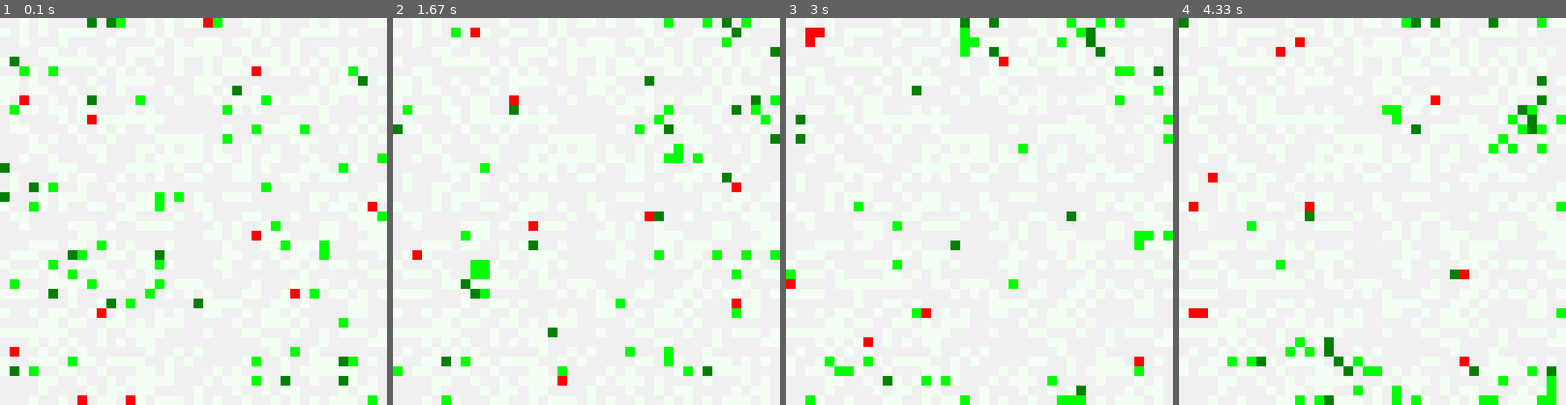
Above: before the commit, frames 1-4 (left to right).
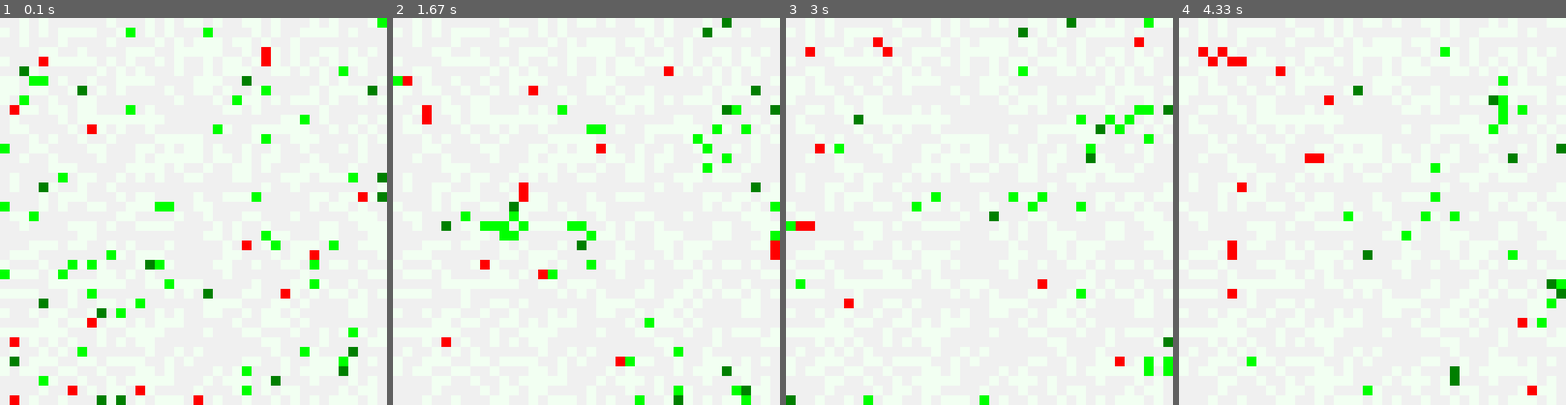
Above: after the commit, the same moments.

Repository: snisarg/263C
Game: pygame game, started from game.py
Same seed, same stepped clock (60 frames per second), same inputs: the game is played once before the commit and once after it. The source is Python 2; it was converted automatically to run under Python 3.
Inputs:
- Up to frame 1 (0.1 s): no input
- Up to frame 2 (1.67 s): no input
- Up to frame 3 (3 s): no input
- Up to frame 4 (4.33 s): no input

The runs differ from the first frame. In frame 1, 8.7% of the frame differs, in the area x 0-100%, y 0-100%; in frame 2, 7.4%; in frame 3, 6.6%; in frame 4, 6.9%.

Commit message:
Predators can now kill

Diff:
--- a/animat.py
+++ b/animat.py
@@ -143,7 +143,7 @@
         self.being_chased_y = -1
 
     def move(self, game_clock):
-        if game_clock % config.easy_prey_range() + 1 == 0:
+        if game_clock % (config.easy_prey_speed() + 1) == 0:
             return
         # Check where the predators are, run in the opposite direction
         closest_animats = grid.singleton_world.around_point(self.position, config.easy_prey_range())
@@ -154,7 +154,7 @@
                     if isinstance(anim, Predator):
                         # Escaping 0 differences for now because of toroidal diff bug
                         diff = distance_diff(self.position, anim.position, config.easy_prey_range())
-                        print diff
+                        # print diff
                         if not (diff[0] == 0 and diff[1] == 0):
                             step_calc.add(diff)
 
@@ -229,7 +229,7 @@
         self.being_chased_y = -1
 
     def move(self, game_clock):
-        if game_clock % config.easy_prey_range() + 1 == 0:
+        if game_clock % (config.hard_prey_speed() + 1) == 0:
             return
         closest_animats = grid.singleton_world.around_point(self.position, config.hard_prey_range())
         step_calc = StepCalculator((10, 6, 4, 2, 1))
@@ -239,7 +239,6 @@
                     if isinstance(anim, Predator):
                         # Escaping 0 differences for now because of toroidal diff bug
                         diff = distance_diff(self.position, anim.position, config.hard_prey_range())
-                        print diff
                         if not (diff[0] == 0 and diff[1] == 0):
                             step_calc.add(diff)
 
@@ -320,7 +319,7 @@
         return None
 
     def move(self, game_clock):
-        if game_clock % config.easy_prey_range() + 1 == 0:
+        if game_clock % (config.predator_speed() + 1) == 0:
             return
         coord = self.__closest_animat()
         if coord is not None:
@@ -333,7 +332,10 @@
         grid.singleton_world.move_animat(self, coord)
 
     def act(self):
-        pass
+        occupants = grid.singleton_grid.get_occupants_in(self.position)
+        for animat in occupants:
+            if isinstance(animat, EPrey) or isinstance(animat, HPrey):
+                grid.singleton_world.kill(animat)
 
 # -- Sets to true when easy or hard prey is in sight (occupant = hard/easy)
     def prey_in_sight(self, occupant, mark_position):
--- a/config/simple.yaml
+++ b/config/simple.yaml
@@ -17,7 +17,7 @@
   count:
     easy_prey: 45
     hard_prey: 20
-    predator: 13
+    predator: 15
   range:
     easy_prey: 5
     hard_prey: 5
--- a/grid.py
+++ b/grid.py
@@ -102,7 +102,7 @@
             coord = [randint(0, config.grid_height()-1), randint(0, config.grid_width()-1)]
             if not self.grid.is_obstacle(coord):
                 prey = animat.HPrey(coord[0], coord[1])
-                self.easy_preys.append(prey)
+                self.hard_preys.append(prey)
                 self.grid.add_to_position(coord, prey)
             else:
                 i -= 1
@@ -112,7 +112,7 @@
             coord = [randint(0, config.grid_height()-1), randint(0, config.grid_width()-1)]
             if not self.grid.is_obstacle(coord):
                 predator = animat.Predator(coord[0], coord[1])
-                self.easy_preys.append(predator)
+                self.predators.append(predator)
                 self.grid.add_to_position(coord, predator)
             else:
                 i -= 1
@@ -150,18 +150,30 @@
             ranged_animats.append(single_range)
         return ranged_animats
 
+    def kill(self, animat):
+        self.grid.remove_from_position(animat)
+        if animat in self.easy_preys:
+            self.easy_preys.remove(animat)
+            print "Easy killed at " + str(animat.position)
+        if animat in self.hard_preys:
+            self.hard_preys.remove(animat)
+            print "Hard killed at " + str(animat.position)
+        if animat in self.predators:
+            self.predators.remove(animat)
+            print "Predator died at " + str(animat.position)
+
     def tick(self):
         # Pick the next step
         for easy in self.easy_preys:
             easy.move(self.clock)
         for hard in self.hard_preys:
-            hard.move()
+            hard.move(self.clock)
         for predator in self.predators:
             predator.move(self.clock)
         # Process the movement and results
         # Right now only Predators can take actions of their movement.
         for predator in self.predators:
-            predator.act(self.clock)
+            predator.act()
         self.clock += 1  # increment timer.
 
 
